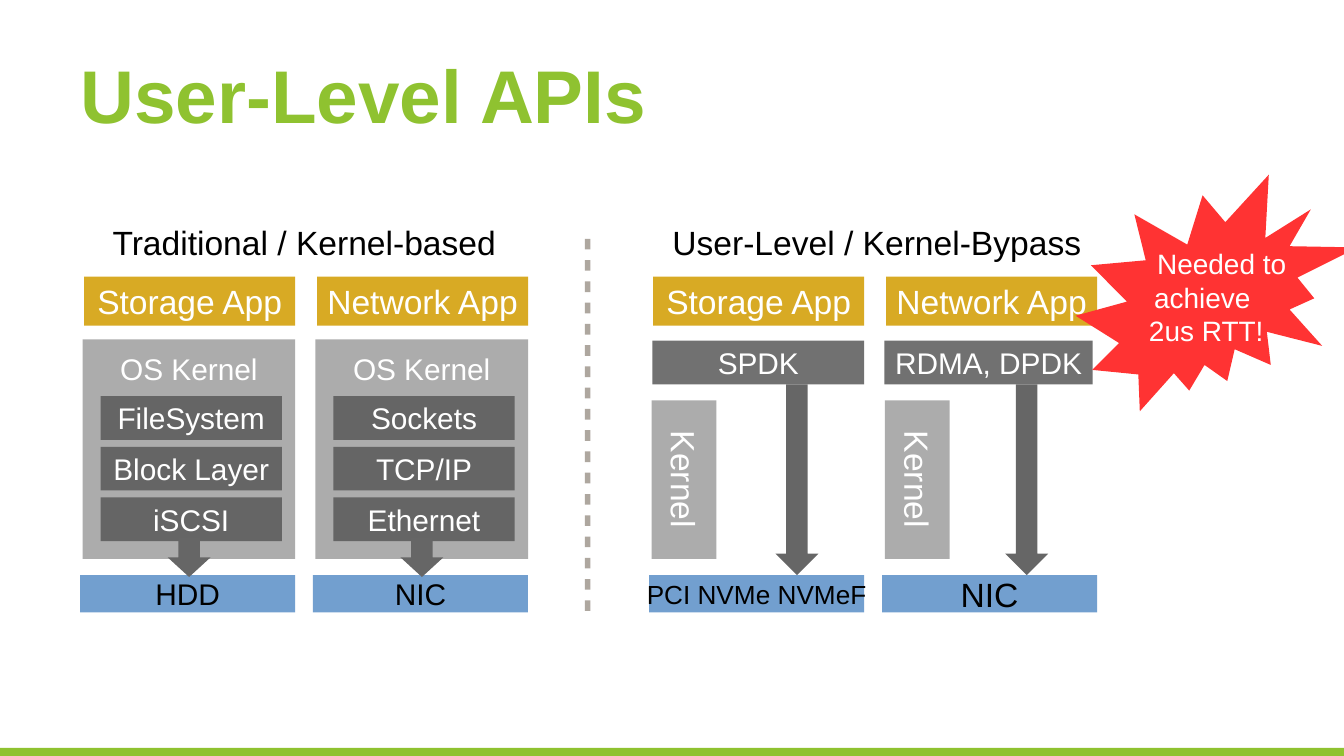
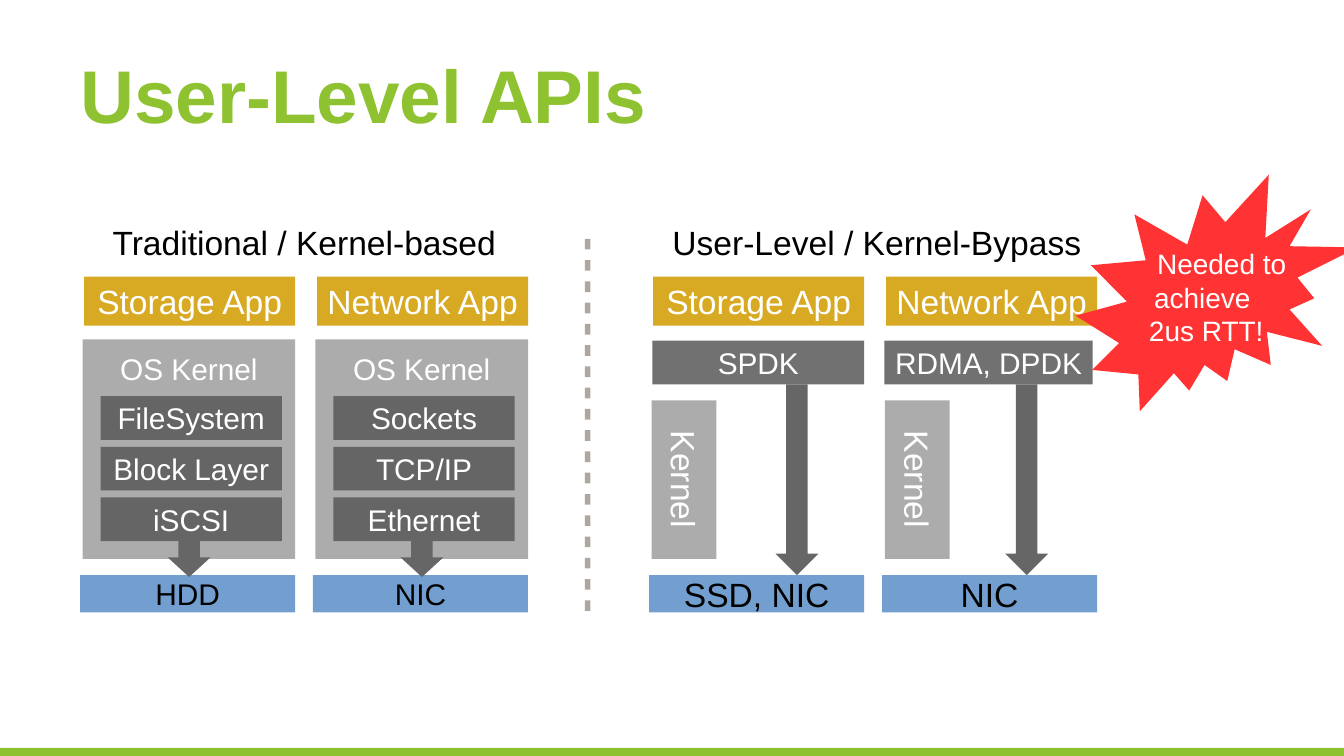
Before and after one commit to huangyibo/spark-summit-17, a slide deck: slide 3 of template.odp. Drawn at 1344x756 pixels with LibreOffice and Linux fonts; fonts in the diff are those of the drawing; background and template pictures are left out. Boxes give left, top, right and bottom in pixels: in the first picture for what was removed or moved away, otherwise in the second. Text is boxed around its words. In the diff, an @@ line names an element or a change of style, - is before the commit and + after.

```diff
--- a/template.odp
+++ b/template.odp
@@ text in rectangle at <box>684,583,830,613</box>: text changed; size 14 to 18 pt @@
-PCI NVMe NVMeF
+SSD, NIC
```
Also in this commit, not shown: 1 other slide changed, 5 slides added.
